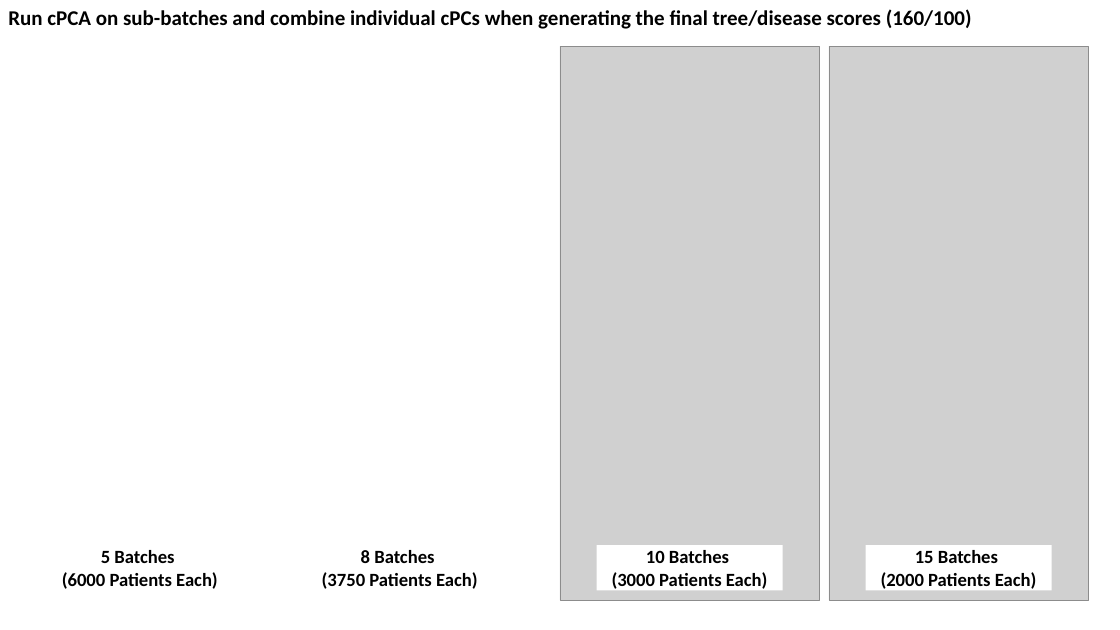
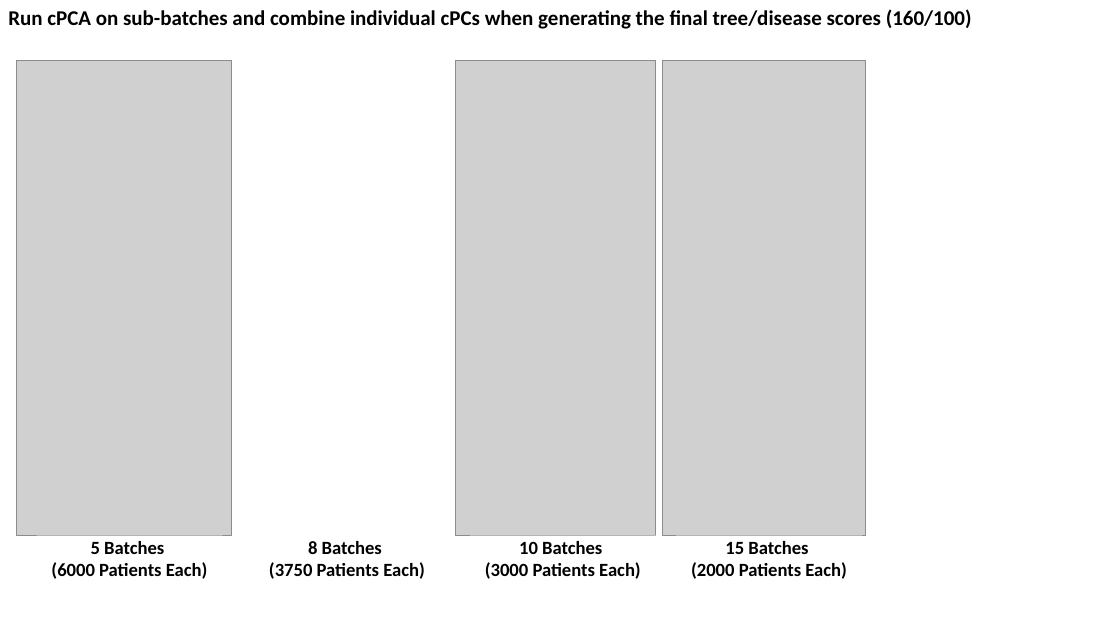
Before and after one commit to zhaohanxiong/OxfordCVM, a slide deck: slide 21 of job_results.pptx. Drawn at 1120x630 pixels with LibreOffice and Linux fonts; fonts in the diff are those of the drawing; grey boxes stand for pictures. Boxes give left, top, right and bottom in pixels: in the first picture for what was removed or moved away, otherwise in the second. Text is boxed around its words. In the diff, an @@ line names an element or a change of style, - is before the commit and + after.

Commit message:
added results to ppt

```diff
--- a/job_results.pptx
+++ b/job_results.pptx
@@ picture added at box(17, 60, 232, 536) @@
@@ picture: place and size @@
-picture at box(560, 46, 820, 601)
+picture at box(455, 60, 655, 536)
@@ picture: place and size @@
-picture at box(829, 46, 1089, 601)
+picture at box(663, 60, 866, 536)
@@ rectangle "5 Batches": place and size @@
-rectangle "5 Batches" at box(62, 550, 218, 589)
+rectangle "5 Batches" at box(37, 536, 223, 581)
@@ text "8 Batches": place and size @@
-text "8 Batches" at box(322, 550, 478, 589)
+text "8 Batches" at box(269, 541, 425, 579)
@@ rectangle "10 Batches": place and size @@
-rectangle "10 Batches" at box(597, 545, 782, 591)
+rectangle "10 Batches" at box(470, 536, 655, 581)
@@ rectangle "15 Batches": place and size @@
-rectangle "15 Batches" at box(865, 545, 1051, 591)
+rectangle "15 Batches" at box(676, 536, 862, 581)
```
